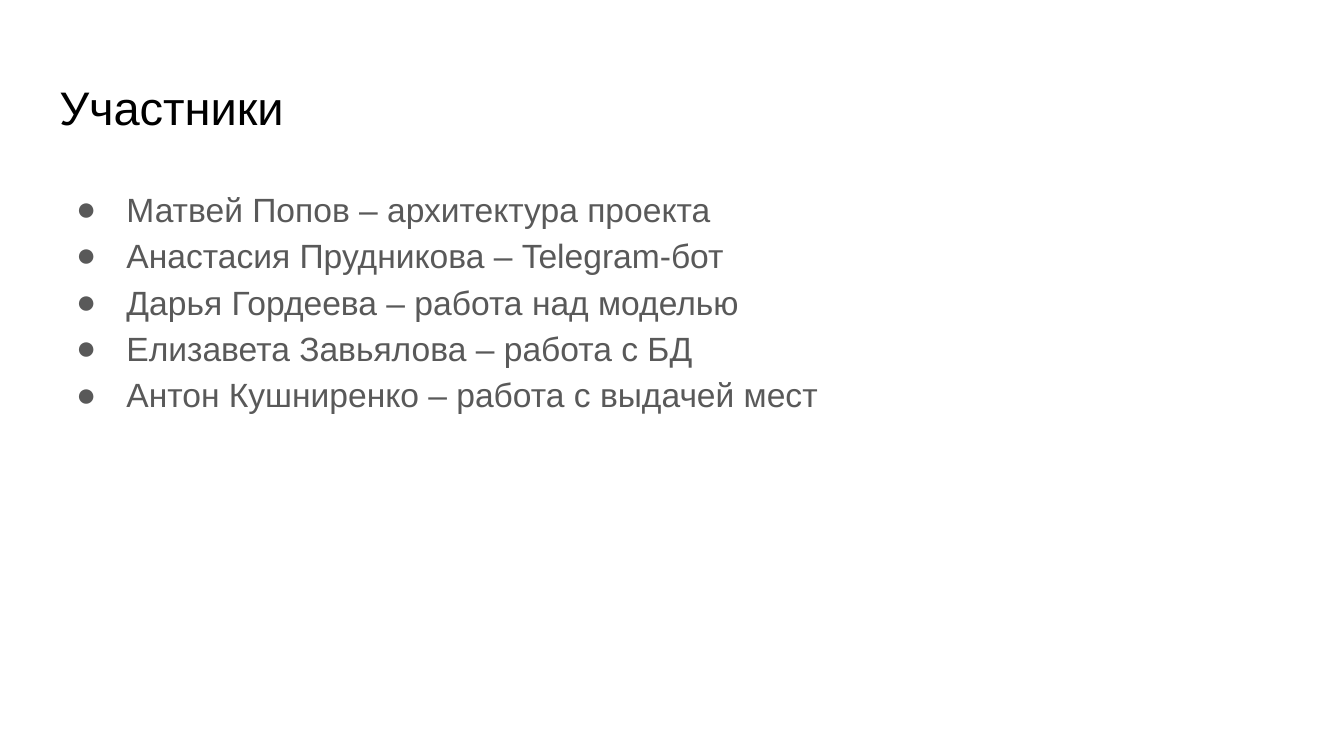
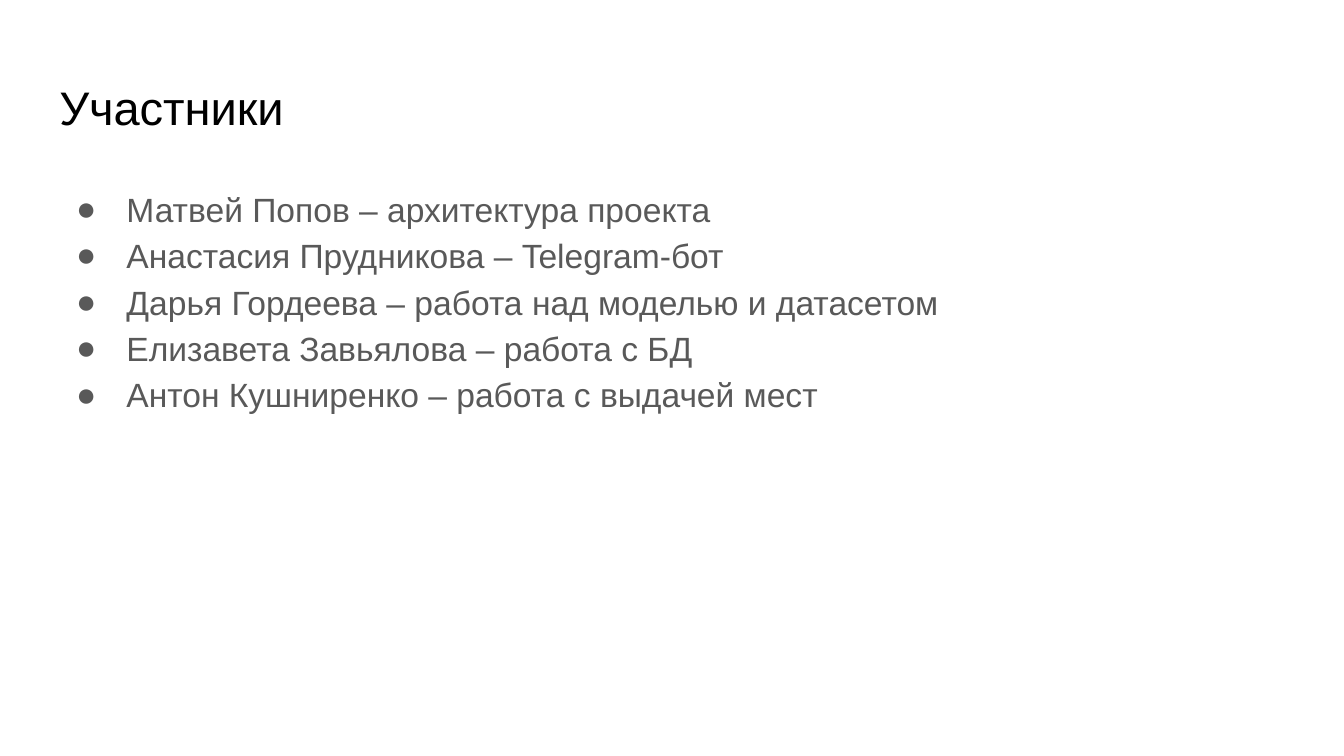
Before and after one commit to papey08/guide-bot, a slide deck: slide 13 of doc/presentation.pptx (slide 12 before the commit). Drawn at 1344x756 pixels with LibreOffice and Linux fonts; fonts in the diff are those of the drawing. Boxes give left, top, right and bottom in pixels: in the first picture for what was removed or moved away, otherwise in the second. Text is boxed around its words. In the diff, an @@ line names an element or a change of style, - is before the commit and + after.

```diff
--- a/doc/presentation.pptx
+++ b/doc/presentation.pptx
@@ text at [126,290,938,321]: text changed @@
-● Дарья Гордеева – работа над моделью
+● Дарья Гордеева – работа над моделью и датасетом
```
Also in this commit, not shown: 1 other slide changed, 1 slide added, 1 other file.
